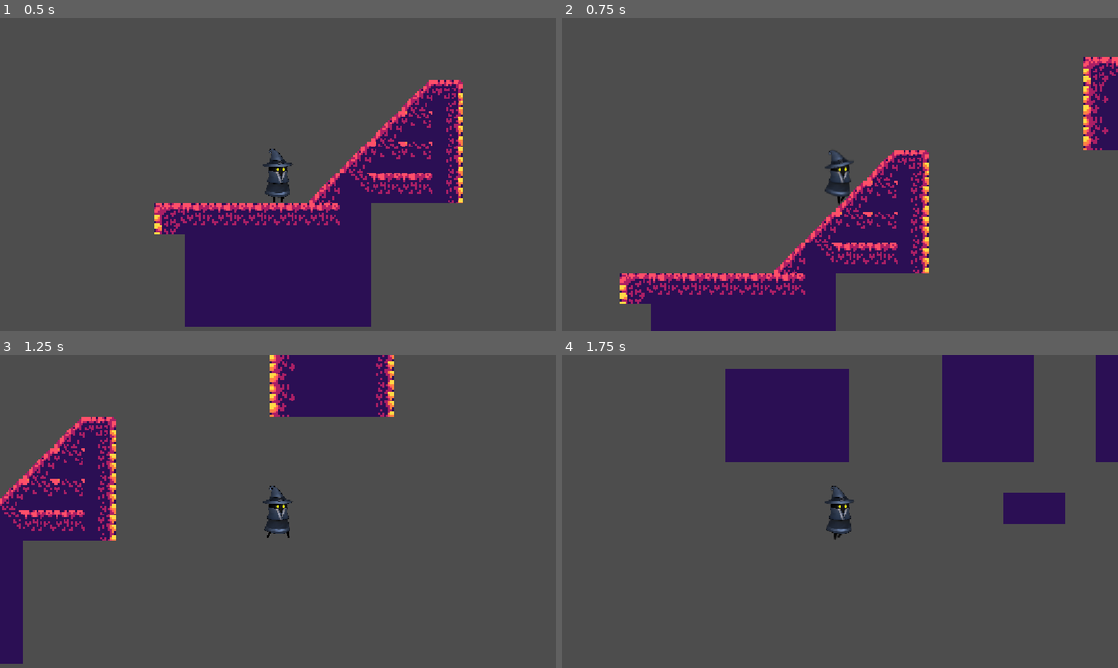
Above: before the commit, frames 1-4 (two rows, left to right).
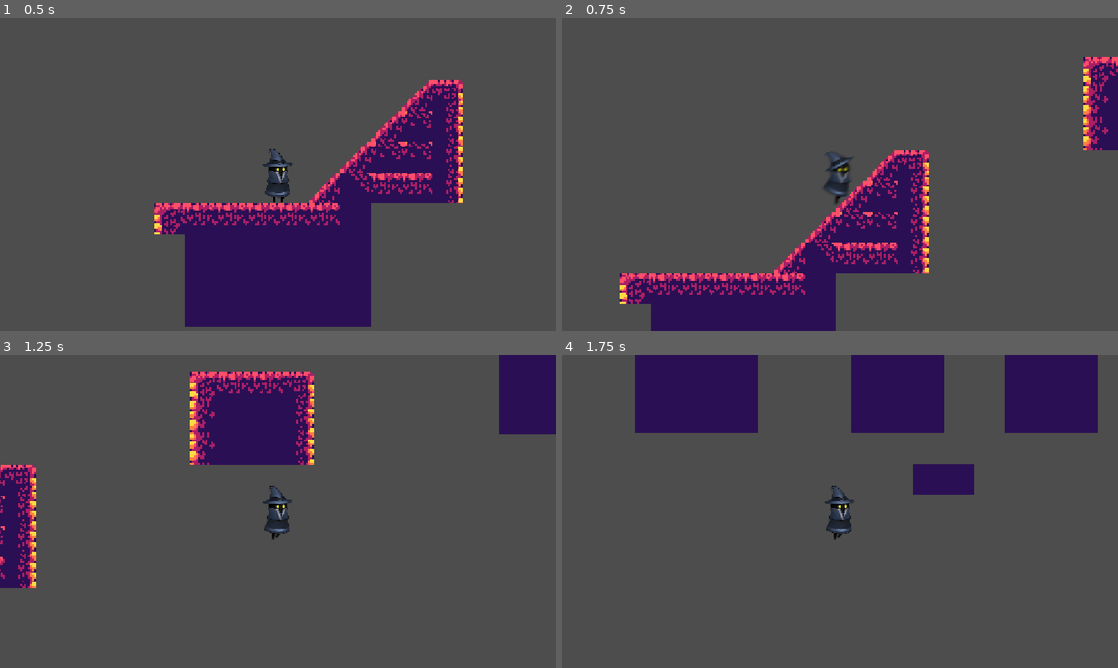
Above: after the commit, the same moments.

Repository: shadowplayzman/project-echo
Game: Godot game, scene res://scenes/levels/TestLevel.tscn
The game is run twice, just before and just after one commit, with the same random seed, the same clock (stepped at 60 frames per second) and the same inputs.
Inputs (mouse positions are in pixels of both pictures, inside the frame that each line leads up to):
- Up to frame 1 (0.5 s): no input
- Up to frame 2 (0.75 s): tap Enter at 0.5 s; move the mouse to (962, 158) at 0.52 s; hold D (move_right) from 0.53 s (still down); tap Shift (dash) at 0.6 s; click (962, 158) at 0.67 s
- Up to frame 3 (1.25 s): keep holding D (move_right); tap Space (jump) at 0.77, 0.8, 1.07 s
- Up to frame 4 (1.75 s): keep holding D (move_right); move the mouse to (728, 527) at 1.27 s; tap Space (jump) at 1.35, 1.52 s; tap Shift (dash) at 1.55 s

Frame 1 is identical in both runs. In frame 2, 0.2% of the frame differs, in the area x 47-53%, y 42-60%; in frame 3, 20%; in frame 4, 24%, in the area x 13-100%, y 0-54%.

Commit message:
fixed dash

Diff:
--- a/scenes/levels/TestLevel.tscn
+++ b/scenes/levels/TestLevel.tscn
@@ -142,6 +142,7 @@
 position = Vector2(0, 1)
 gravity = 2400.0
 dash_speed = 600.0
+dash_duration = 0.18
 dash_cooldown = 0.6
 
 [node name="StaticBody2D" type="StaticBody2D" parent="." unique_id=767589663]
--- a/scenes/player.tscn
+++ b/scenes/player.tscn
@@ -3,20 +3,8 @@
 [ext_resource type="Script" uid="uid://c8vmkpl7ot8rd" path="res://scripts/player.gd" id="1_3vyb7"]
 [ext_resource type="Texture2D" uid="uid://cjjqpqmnd51ge" path="res://assets/BlueWizard/2BlueWizardIdle/Chara - BlueIdle00000.png" id="2_g2els"]
 [ext_resource type="Texture2D" uid="uid://b2twwy8e2jprd" path="res://assets/BlueWizard/2BlueWizardJump/Dash3/Dash3_00000.png" id="2_tk41t"]
-[ext_resource type="Texture2D" uid="uid://cnfnnrpfcjodg" path="res://assets/BlueWizard/2BlueWizardJump/Dash3/Dash3_00001.png" id="3_fuw3a"]
-[ext_resource type="Texture2D" uid="uid://kw3jfsgu1bec" path="res://assets/BlueWizard/2BlueWizardJump/Dash3/Dash3_00002.png" id="4_8txt3"]
 [ext_resource type="Texture2D" uid="uid://dbq40lxdbltdx" path="res://assets/BlueWizard/2BlueWizardJump/Dash3/Dash3_00003.png" id="5_2w11d"]
 [ext_resource type="Texture2D" uid="uid://c7jwkrjh72f07" path="res://assets/BlueWizard/2BlueWizardJump/Dash3/Dash3_00004.png" id="6_770dr"]
-[ext_resource type="Texture2D" uid="uid://btxmbrpmhfbi6" path="res://assets/BlueWizard/2BlueWizardJump/Dash3/Dash3_00005.png" id="7_8f1cb"]
-[ext_resource type="Texture2D" uid="uid://b23u8o88m7gel" path="res://assets/BlueWizard/2BlueWizardJump/Dash3/Dash3_00006.png" id="8_vdulj"]
-[ext_resource type="Texture2D" uid="uid://b1mpaqec04xac" path="res://assets/BlueWizard/2BlueWizardJump/Dash3/Dash3_00007.png" id="9_vau08"]
-[ext_resource type="Texture2D" uid="uid://3j4xcso1ka22" path="res://assets/BlueWizard/2BlueWizardJump/Dash3/Dash3_00008.png" id="10_qsb7e"]
-[ext_resource type="Texture2D" uid="uid://be71riserkmp" path="res://assets/BlueWizard/2BlueWizardJump/Dash3/Dash3_00009.png" id="11_qjsmb"]
-[ext_resource type="Texture2D" uid="uid://deenhuylkvujr" path="res://assets/BlueWizard/2BlueWizardJump/Dash3/Dash3_00010.png" id="12_mwp2n"]
-[ext_resource type="Texture2D" uid="uid://divt4bmqtf0i3" path="res://assets/BlueWizard/2BlueWizardJump/Dash3/Dash3_00011.png" id="13_0yhus"]
-[ext_resource type="Texture2D" uid="uid://csqytxx5qt2yf" path="res://assets/BlueWizard/2BlueWizardJump/Dash3/Dash3_00012.png" id="14_jlll7"]
-[ext_resource type="Texture2D" uid="uid://c08nh48jnaqep" path="res://assets/BlueWizard/2BlueWizardJump/Dash3/Dash3_00013.png" id="15_qk6i7"]
-[ext_resource type="Texture2D" uid="uid://ccqaqws74wwew" path="res://assets/BlueWizard/2BlueWizardJump/Dash3/Dash3_00014.png" id="16_6c3st"]
 [ext_resource type="Texture2D" uid="uid://b0yuybtf10wou" path="res://assets/BlueWizard/2BlueWizardJump/Dash3/Dash3_00015.png" id="17_1da1t"]
 [ext_resource type="Texture2D" uid="uid://cvx21gtndq860" path="res://assets/BlueWizard/2BlueWizardIdle/Chara - BlueIdle00001.png" id="19_p21yu"]
 [ext_resource type="Texture2D" uid="uid://bf40fsf2d37ro" path="res://assets/BlueWizard/2BlueWizardIdle/Chara - BlueIdle00002.png" id="20_irpag"]
@@ -72,54 +60,18 @@
 "duration": 1.0,
 "texture": ExtResource("2_tk41t")
 }, {
-"duration": 1.0,
-"texture": ExtResource("3_fuw3a")
-}, {
-"duration": 1.0,
-"texture": ExtResource("4_8txt3")
-}, {
-"duration": 1.0,
+"duration": 4.0,
 "texture": ExtResource("5_2w11d")
 }, {
-"duration": 1.0,
+"duration": 7.0,
 "texture": ExtResource("6_770dr")
 }, {
 "duration": 1.0,
-"texture": ExtResource("7_8f1cb")
-}, {
-"duration": 1.0,
-"texture": ExtResource("8_vdulj")
-}, {
-"duration": 1.0,
-"texture": ExtResource("9_vau08")
-}, {
-"duration": 1.0,
-"texture": ExtResource("10_qsb7e")
-}, {
-"duration": 1.0,
-"texture": ExtResource("11_qjsmb")
-}, {
-"duration": 1.0,
-"texture": ExtResource("12_mwp2n")
-}, {
-"duration": 1.0,
-"texture": ExtResource("13_0yhus")
-}, {
-"duration": 1.0,
-"texture": ExtResource("14_jlll7")
-}, {
-"duration": 1.0,
-"texture": ExtResource("15_qk6i7")
-}, {
-"duration": 1.0,
-"texture": ExtResource("16_6c3st")
-}, {
-"duration": 1.0,
 "texture": ExtResource("17_1da1t")
 }],
 "loop": 1,
 "name": &"dash",
-"speed": 15.0
+"speed": 12.0
 }, {
 "frames": [],
 "loop": 1,
@@ -300,9 +252,9 @@
 [node name="AnimatedSprite2D" type="AnimatedSprite2D" parent="." unique_id=1659192228]
 scale = Vector2(0.1, 0.1)
 sprite_frames = SubResource("SpriteFrames_11jfd")
-animation = &"jump"
+animation = &"dash"
 autoplay = "idle"
-frame_progress = 0.5710275
+frame_progress = 0.24713029
 
 [node name="CollisionShape2D" type="CollisionShape2D" parent="." unique_id=161671843]
 shape = SubResource("CapsuleShape2D_x115k")
